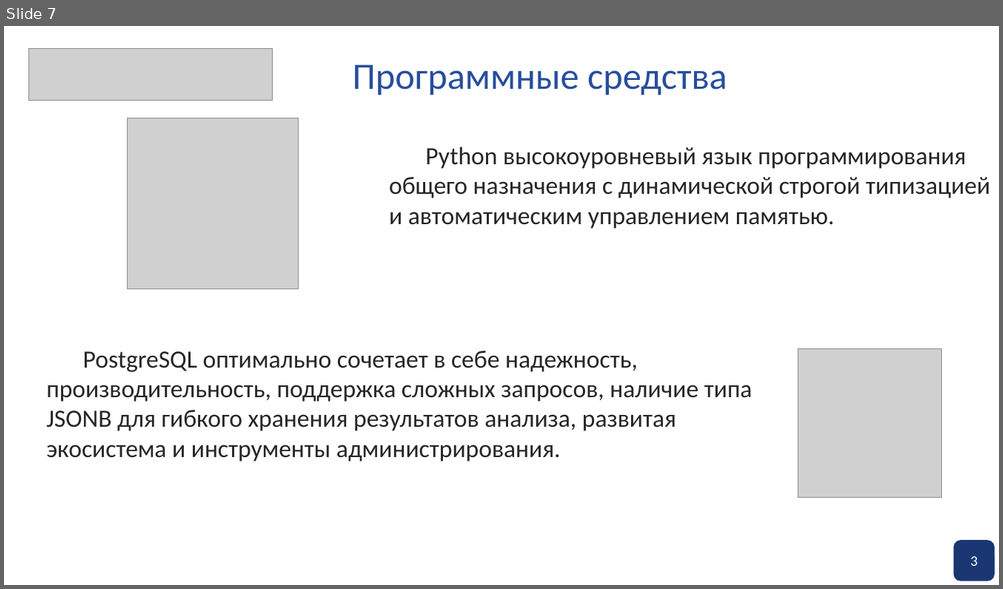
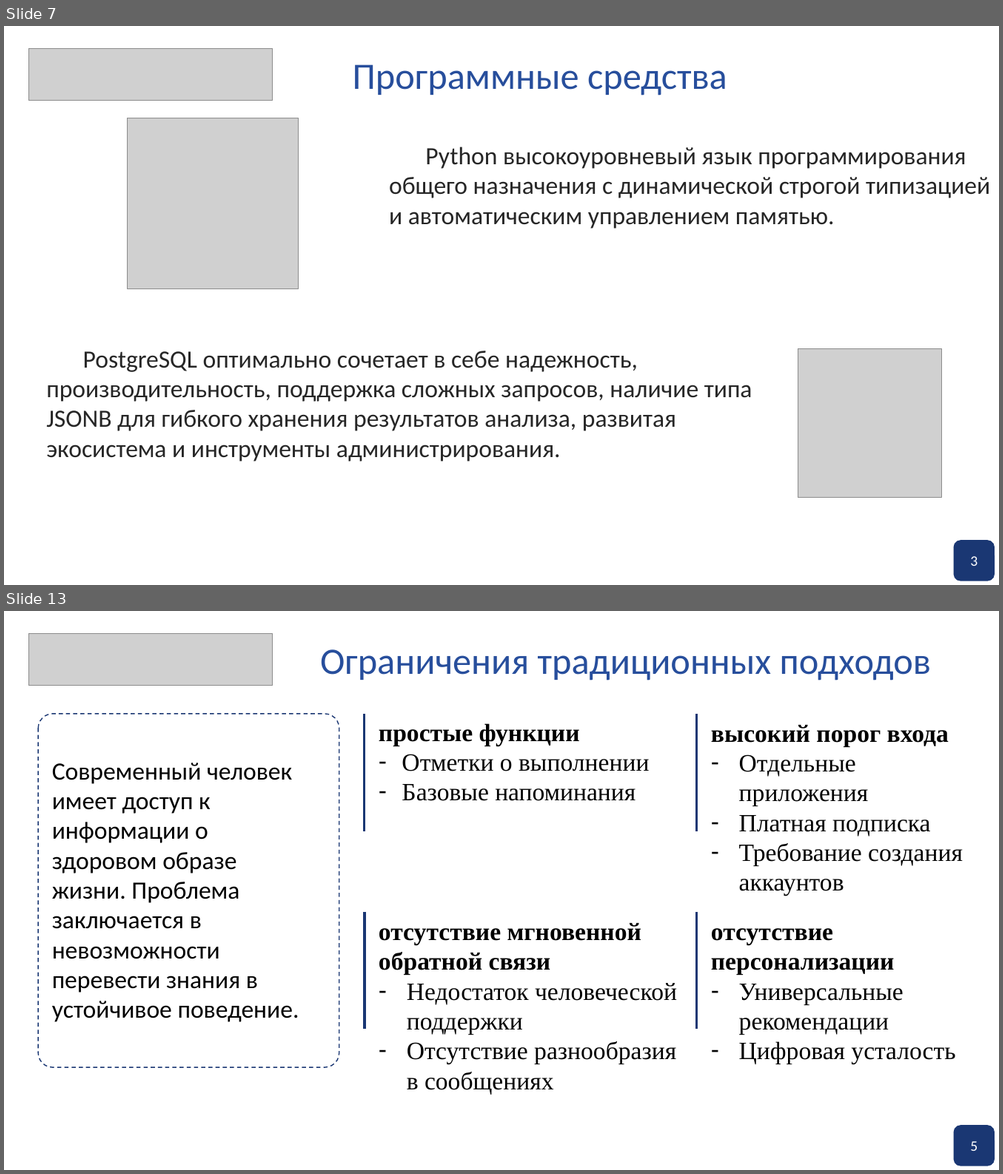
Before and after one commit to pagamov/pagamov_bot, a slide deck: docs/Презентация Гамов.pptx. Shown one above the other, each under a label of ours: slide 7 before the commit, slides 7 and 13 after it; the slides between them are not shown. The pictures are 1003x589 and 1003x1174 pixels, drawn with LibreOffice and Linux fonts; fonts in the diff are those of the drawing; grey boxes stand for pictures; background and template pictures are left out. Boxes give left, top, right and bottom in pixels: in the first picture for what was removed or moved away, otherwise in the second. Text is boxed around its words. In the diff, an @@ line names an element or a change of style, - is before the commit and + after.

```diff
--- a/docs/Презентация Гамов.pptx
+++ b/docs/Презентация Гамов.pptx
@@ slide 13 added at (4, 611, 999, 1170), background picture (left out) @@
@@ picture added at (28, 633, 273, 686) @@
@@ text added at (320, 649, 930, 681), 36 pt, text #274E9C @@
+Ограничения традиционных подходов
@@ rounded rectangle added at (38, 714, 339, 1068), outline #1A3773 1 pt dashed @@
@@ line added from (364, 714) to (364, 832), #1A3773 2.25 pt @@
@@ line added from (697, 714) to (697, 832), #1A3773 2.25 pt @@
@@ text added at (378, 723, 649, 801), 24 pt, text #000000 @@
+простые функции
+– Отметки о выполнении
+– Базовые напоминания
@@ text added at (711, 725, 962, 896), 24 pt, text #000000 @@
+высокий порог входа
+– Отдельные приложения
+– Платная подписка
+– Требование создания аккаунтов
@@ text added at (52, 763, 299, 1022), 24 pt, text #000000 @@
+Современный человек имеет доступ к информации о здоровом образе жизни. Проблема заключается в невозможности перевести знания в устойчивое поведение.
@@ line added from (364, 912) to (364, 1030), #1A3773 2.25 pt @@
@@ line added from (697, 912) to (697, 1030), #1A3773 2.25 pt @@
@@ text added at (378, 923, 677, 1094), 24 pt, text #000000 @@
+отсутствие мгновенной обратной связи
+– Недостаток человеческой поддержки
+– Отсутствие разнообразия в сообщениях
@@ text added at (711, 928, 955, 1065), 24 pt, text #000000 @@
+отсутствие персонализации
+– Универсальные рекомендации
+– Цифровая усталость
@@ rounded rectangle added at (954, 1126, 994, 1166), fill #1A3773, outline #1A3773 1 pt @@
@@ text added at (970, 1142, 977, 1151), 14 pt, text #FFFFFF @@
+5
```
Also in this commit, not shown: 2 slides changed, 17 other slides added, 1 slide removed, 5 other files.
